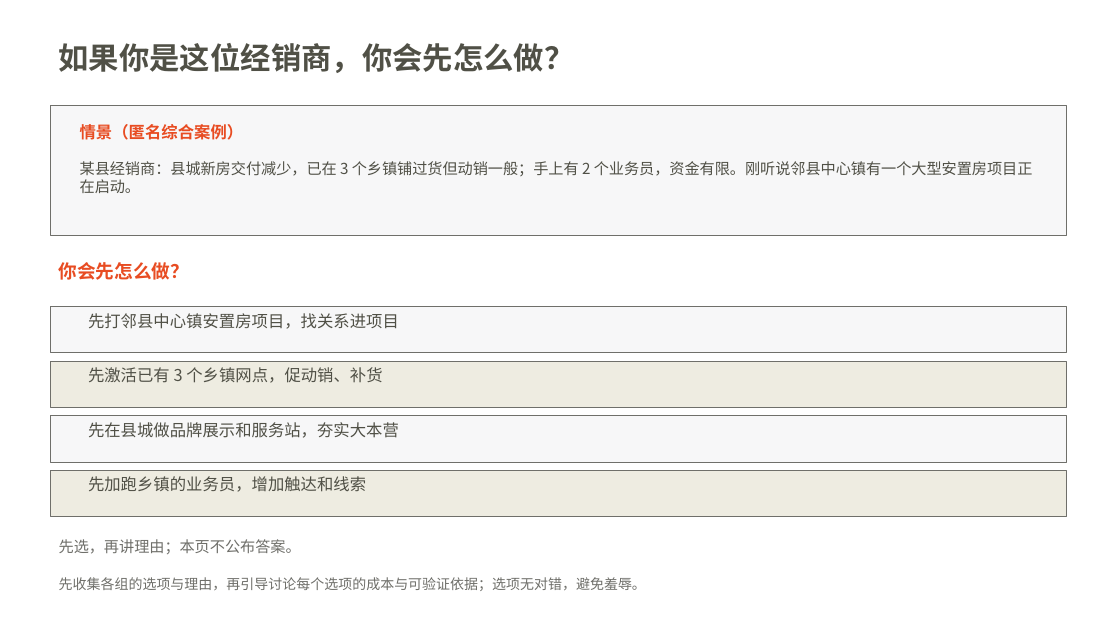
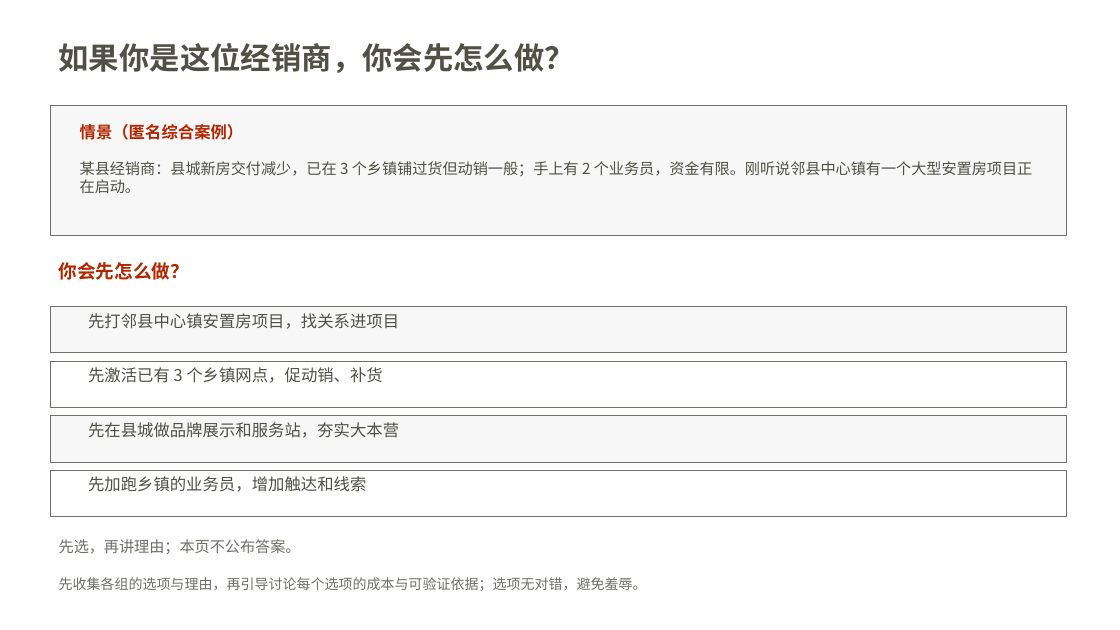
Before and after one commit to swefner/company-ppt-skills, a slide deck: slide 12 of domains/yuhong/assets/components/yuhong-county-course-components-branded.pptx. Drawn at 1120x630 pixels with LibreOffice and Linux fonts; fonts in the diff are those of the drawing; background and template pictures are left out. Boxes give left, top, right and bottom in pixels: in the first picture for what was removed or moved away, otherwise in the second. Text is boxed around its words. In the diff, an @@ line names an element or a change of style, - is before the commit and + after.

Commit message:
Fix color system on new components: deep red text (B22600), white light fills
User review caught two issues: E84C22 (orange-red accent) was used for all text labels, but ppt-design-spec layer 2 requires deep red B22600 for small text/badges; EEECE1 cream alternating fills read as yellow. Fixed slides 8-14 in the official deck (E84C22->B22600, EEECE1->FFFFFF), updated all 6 build scripts' token definitions, re-rendered previews, regenerated catalog/sheets (SHA 93280BD4), synced slots and contract.

```diff
--- a/domains/yuhong/assets/components/yuhong-county-course-components-branded.pptx
+++ b/domains/yuhong/assets/components/yuhong-county-course-components-branded.pptx
@@ text "情景（匿名综合案例）" at (80,124,244,140): text colour #E84C22 to #B22600 @@
@@ text "你会先怎么做？" at (59,262,189,280): text colour #E84C22 to #B22600 @@
@@ rectangle at (50,361,1067,408): fill #EEECE1 to #FFFFFF @@
@@ rectangle at (50,471,1067,517): fill #EEECE1 to #FFFFFF @@
```
Also in this commit, not shown: 6 other slides changed, 18 other files.
